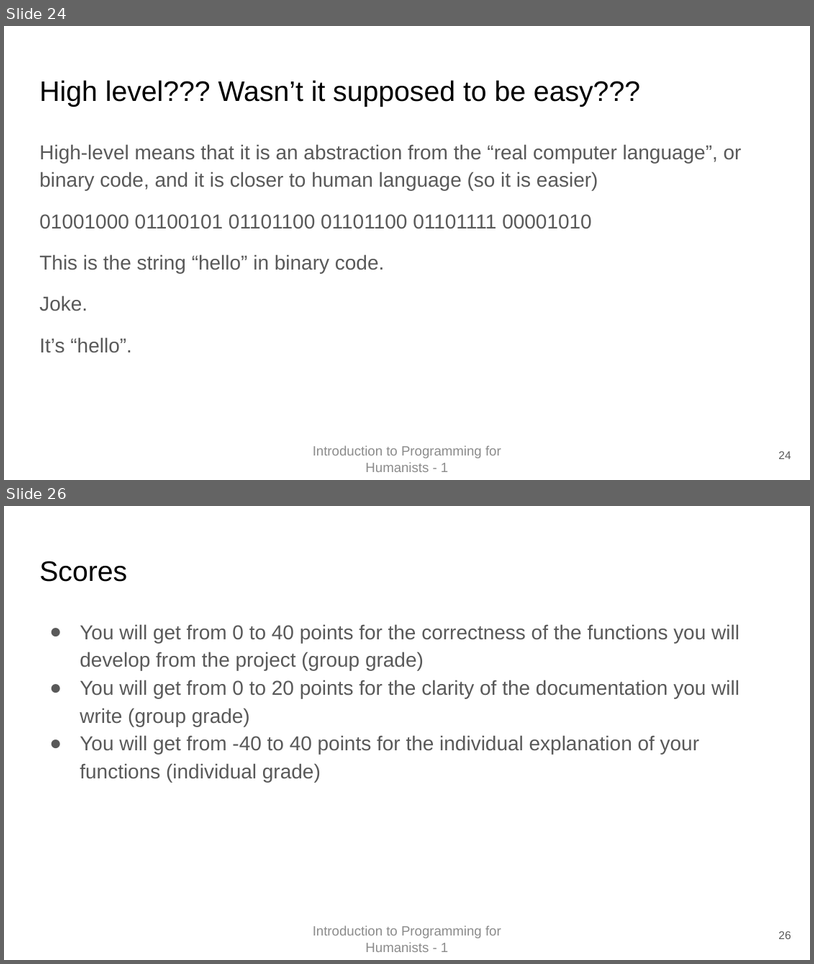
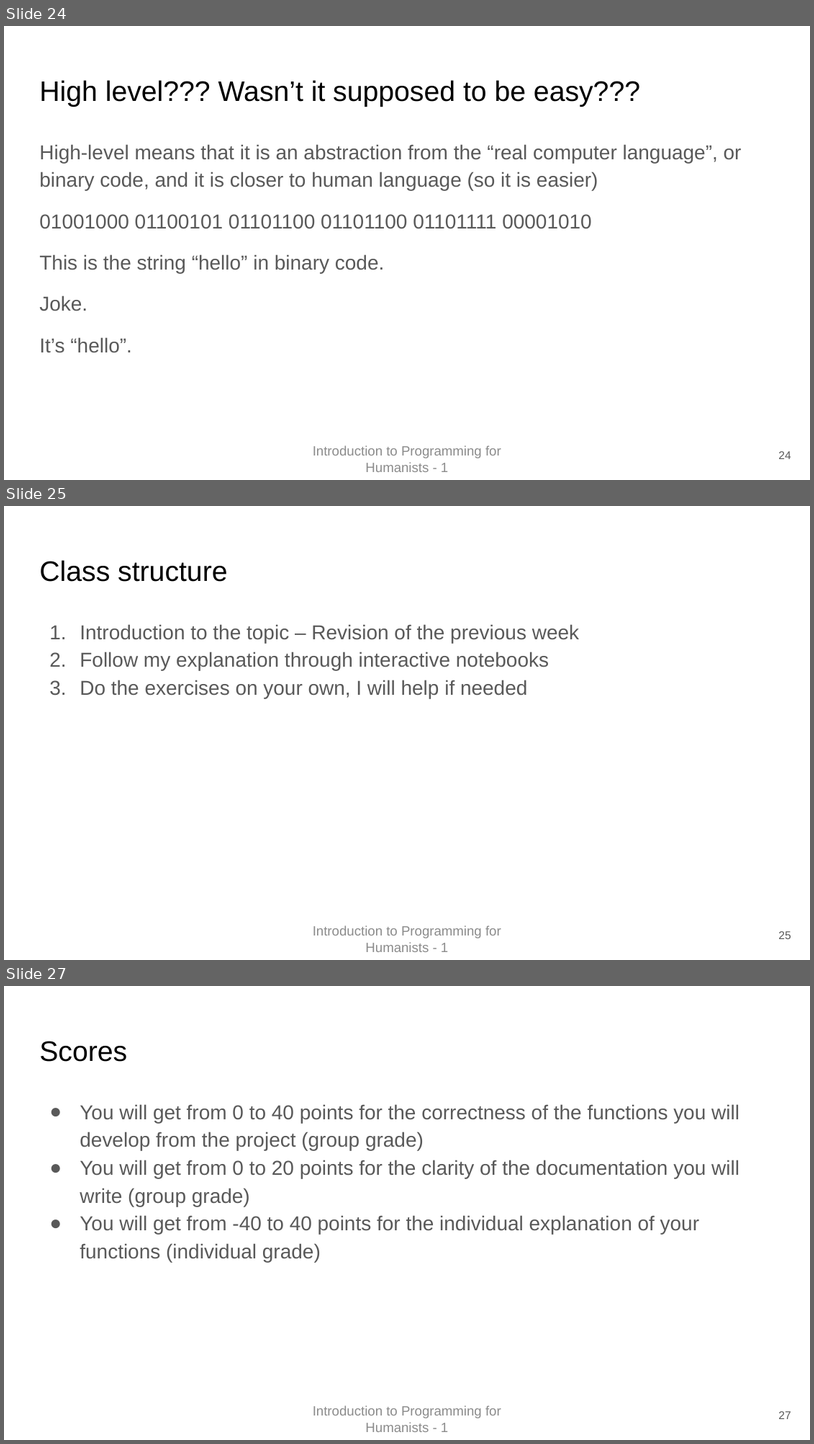
Before and after one commit to Introduction-to-Programming-FH/IPFH-2223, a slide deck: week1/First Class.pptx. Shown one above the other, each under a label of ours: slides 24 and 26 before the commit, slides 24, 25 and 27 after it; the slides between them are not shown. The pictures are 814x964 and 814x1444 pixels, drawn with LibreOffice and Linux fonts; fonts in the diff are those of the drawing. Boxes give left, top, right and bottom in pixels: in the first picture for what was removed or moved away, otherwise in the second. Text is boxed around its words. In the diff, an @@ line names an element or a change of style, - is before the commit and + after.

```diff
--- a/week1/First Class.pptx
+++ b/week1/First Class.pptx
@@ slide 25 added at <box>4,506,810,960</box>, background #FFFFFF @@
@@ title added at <box>39,560,227,582</box>, 25.2 pt, text #000000 @@
+Class structure
@@ text added at <box>80,624,579,698</box>, 18 pt, text #595959 @@
+1. Introduction to the topic – Revision of the previous week
+2. Follow my explanation through interactive notebooks
+3. Do the exercises on your own, I will help if needed
@@ text added at <box>313,925,502,952</box>, 12 pt, text #8C8C8C @@
+Introduction to Programming for Humanists - 1
@@ page number added at <box>779,931,791,939</box>, 10 pt, text #595959 @@
+25
@@ what was slide 26 is now slide 27 @@
@@ page number at <box>779,1411,791,1419</box>: text changed @@
-26
+27
```
Also in this commit, not shown: 5 slides changed, 1 other slide added, 1 other file.
